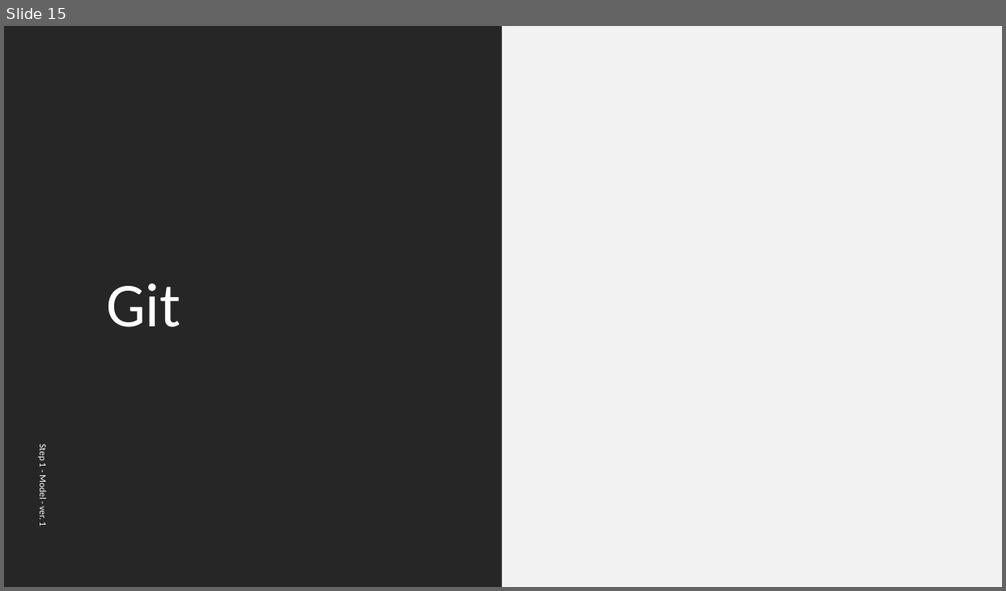
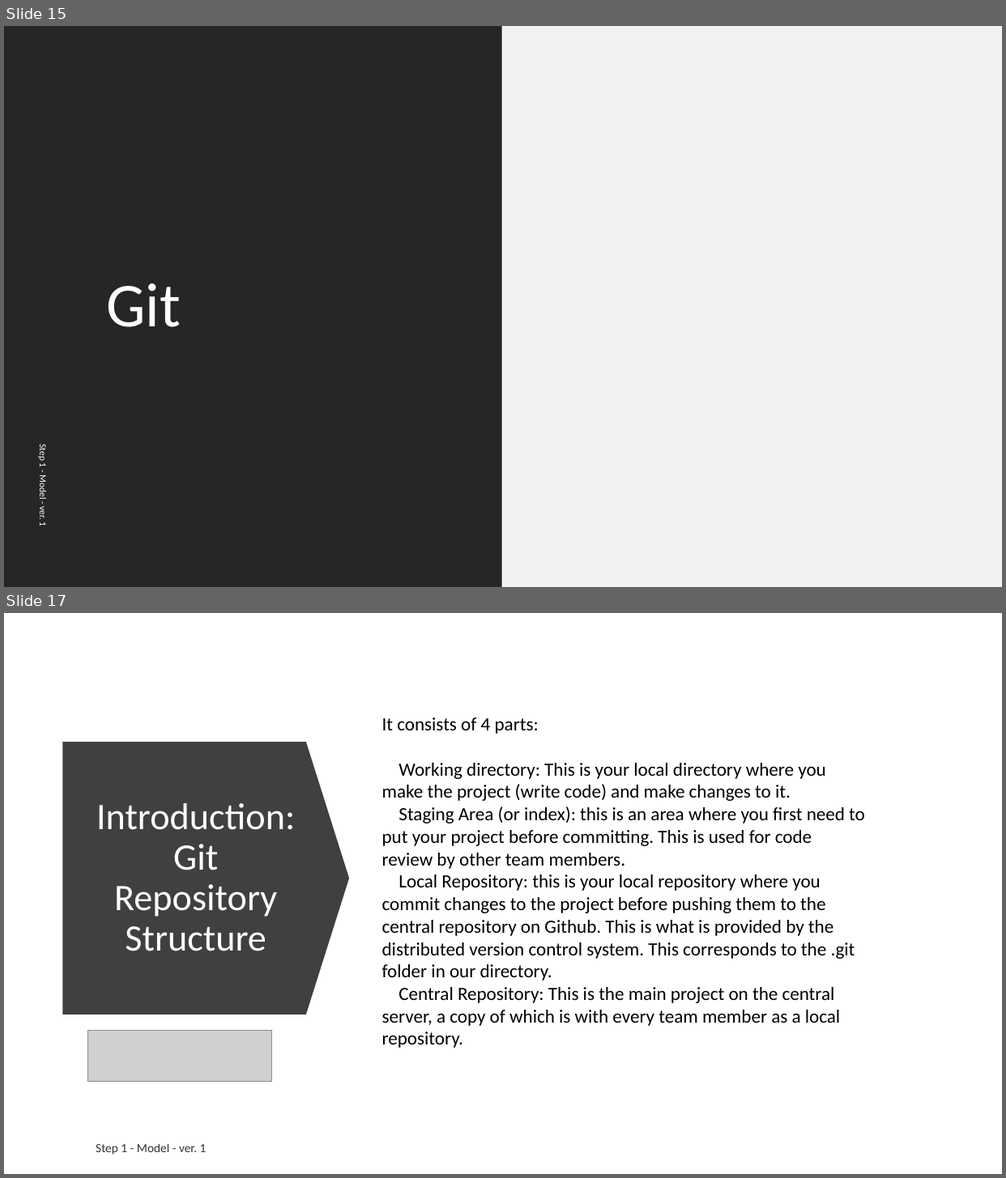
Before and after one commit to ext4dmin/DevOps-Mentorship, a slide deck: Step06-Version_Control_System_speach.pptx. Shown one above the other, each under a label of ours: slide 15 before the commit, slides 15 and 17 after it; the slides between them are not shown. The pictures are 1006x591 and 1006x1178 pixels, drawn with LibreOffice and Linux fonts; fonts in the diff are those of the drawing; grey boxes stand for pictures. Boxes give left, top, right and bottom in pixels: in the first picture for what was removed or moved away, otherwise in the second. Text is boxed around its words. In the diff, an @@ line names an element or a change of style, - is before the commit and + after.

Commit message:
Step 6. VCS
Git section is added. Redy to Review

```diff
--- a/Step06-Version_Control_System_speach.pptx
+++ b/Step06-Version_Control_System_speach.pptx
@@ slide 17 added at [4,613,1002,1174], background #FFFFFF @@
@@ text added at [382,717,865,1048], 18 pt, text #000000 @@
+It consists of 4 parts:
+Working directory: This is your local directory where you make the project (write code) and make changes to it.
+Staging Area (or index): this is an area where you first need to put your project before committing. This is used for code review by other team members.
+Local Repository: this is your local repository where you commit changes to the project before pushing them to the central repository on Github. This is what is provided by the distributed version control system. This corresponds to the .git folder in our directory.
+Central Repository: This is the main project on the central server, a copy of which is with every team member as a local repository.
@@ down arrow added at [63,742,350,1015], fill #404040 @@
@@ title added at [96,803,295,952], 36 pt, text #FFFFFF @@
+Introduction: Git Repository Structure
@@ picture added at [88,1031,272,1082] @@
@@ text added at [96,1144,206,1155], 12 pt, text #000000 at 80% opacity @@
+Step 1 - Model - ver. 1
```
Also in this commit, not shown: 8 other slides added, 1 other file.
